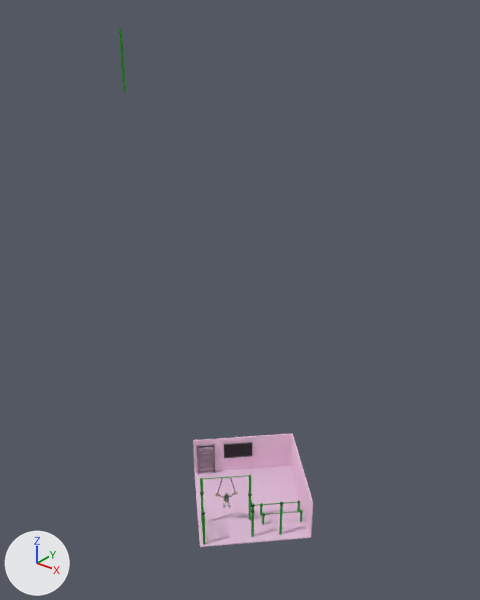
Renders of the glTF model public/models/myWorkoutRoom.glb from each side of a commit.
Both versions are drawn from a 50 mm lens placed at (17.9, -23.8, 27.4), pointed at (-1.4, 0.4, 12.4). The axes (+X, +Y, +Z) are drawn at lower left. The lights are the same throughout. Where no turn or scale is listed for an object, it has been applied to the vertices.

The older version as bpy lines, for what is in view:
```python
ob_bordasfal = bpy.data.objects.new('bordasfal', me_cube_002)
ob_bordasfal.location = (-3.49, 0.45, 1.08)
ob_ground = bpy.data.objects.new('ground', me_cube)
ob_ground.location = (-0.22, -0.32, 0.0)
ob_ground_001 = bpy.data.objects.new('ground.001', me_cube_001)
ob_ground_001.location = (1.92, 1.82, 1.21)
ob_ground_002 = bpy.data.objects.new('ground.002', me_cube_003)
ob_ground_002.location = (-2.31, 1.8, 1.21)
ob_screen = bpy.data.objects.new('Screen', me_cube_006)
ob_screen.location = (-2.47, 1.51, 1.57)
ob_tvframe = bpy.data.objects.new('TVFrame', me_cube_004)
ob_tvframe.location = (-2.47, 1.51, 1.57)
```
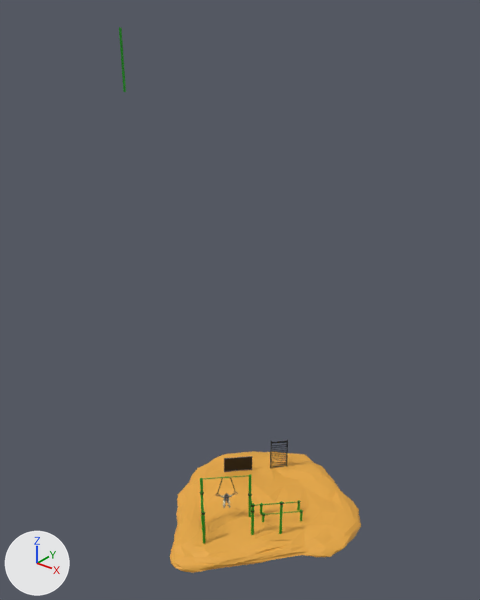
Changed parts and their boxes [x1, y1, x2, y2] in the pictures (480 x 600 px):
'Icosphere', added (orange): after [170, 451, 361, 573]
'ground', deleted: before [194, 465, 310, 547]
'ground.002', deleted: before [193, 433, 292, 472]
'ground.001', deleted: before [291, 433, 313, 538]
'Screen', moved: before [224, 443, 252, 457]; after [225, 457, 252, 471]
'bordasfal', moved: before [197, 444, 215, 474]; after [270, 439, 288, 469]
'TVFrame', moved: before [224, 442, 252, 458]; after [224, 456, 252, 472]

The change in detail:
Material 'Sand' (mat_sand) is new.
Its base color is (0.8, 0.391, 0.0533) (orange #e7a841).
Its roughness is 0.661.
Mesh me_icosphere_003 is new.
It has 310 vertices, 575 faces and spans x -4.82..5.68, y -6.69..5.28, z -0.33..0.61.
It uses material mat_sand (orange #e7a841).
Object 'bordasfal' (ob_bordasfal) moves from (-3.49, 0.45, 1.08) to (-0.31, 3.62, 1.03).
Object 'ground' (ob_ground) is deleted.
Object 'ground.001' (ob_ground_001) is deleted.
Object 'ground.002' (ob_ground_002) is deleted.
Object 'TVFrame' (ob_tvframe) moves from (-2.47, 1.51, 1.57) to (-2.47, 1.51, 0.52).
Object 'Screen' (ob_screen) moves from (-2.47, 1.51, 1.57) to (-2.47, 1.51, 0.52).
Object 'Icosphere' (ob_icosphere) is new; it shows me_icosphere_003.
Its location is (-0.04, 0.57, -0.34).
